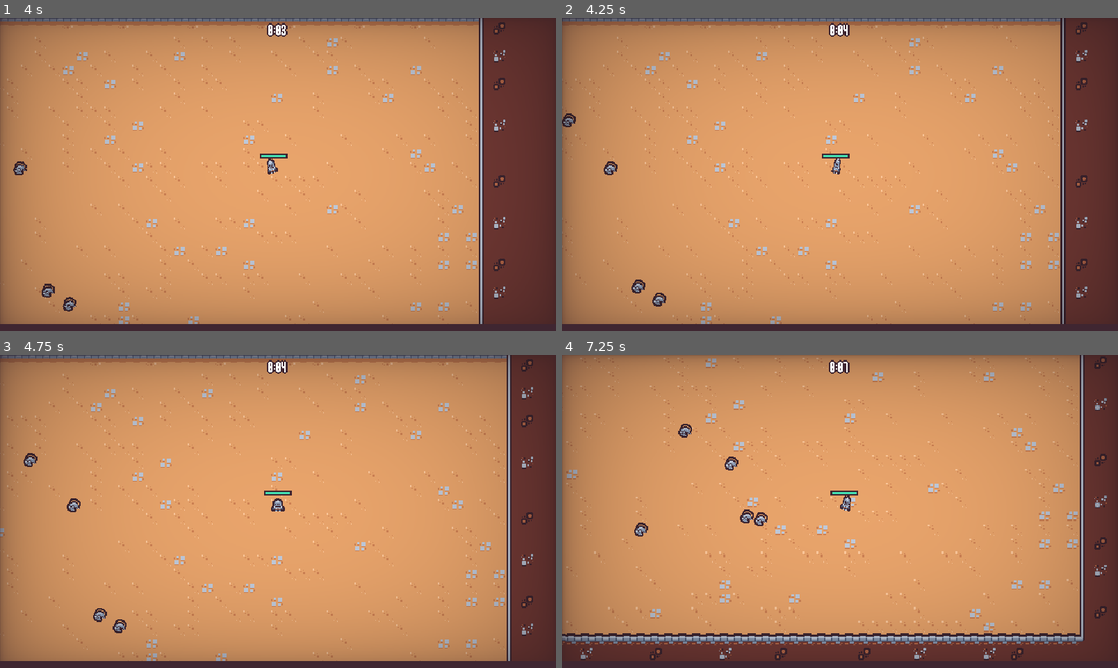
Above: before the commit, frames 1-4 (two rows, left to right).
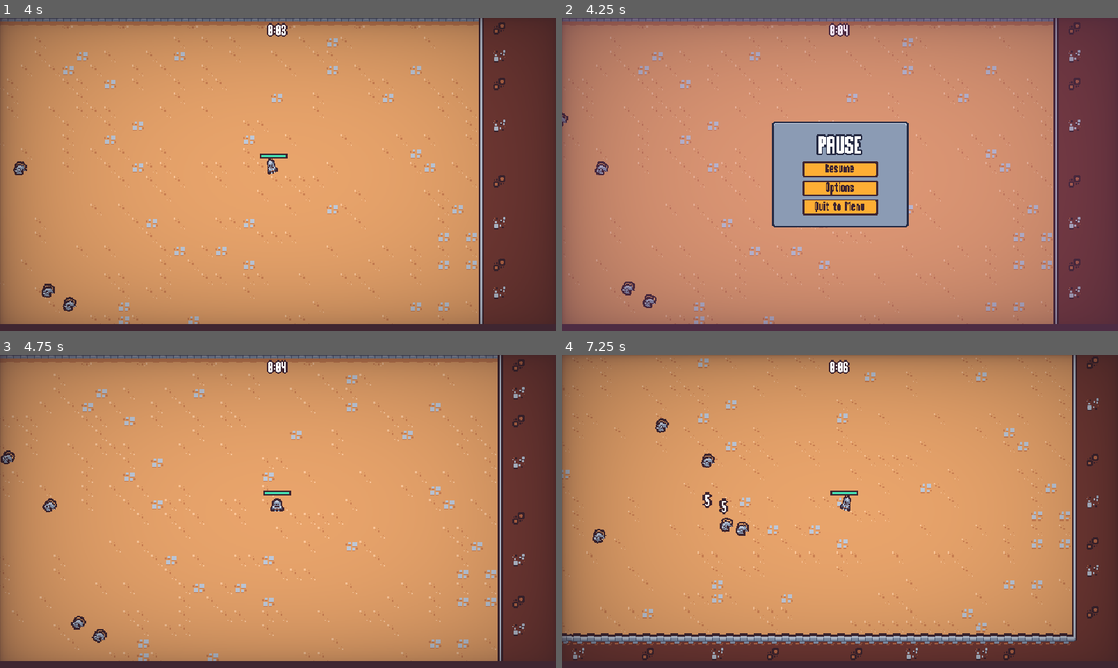
Above: after the commit, the same moments.

Repository: ToraSpaceLab/Survivors
Game: Godot game, scene res://scenes/main/main.tscn
The game is run twice, just before and just after one commit, with the same random seed, the same clock (stepped at 60 frames per second) and the same inputs. This scene is started directly instead of the project's main scene.
Inputs (mouse positions are in pixels of both pictures, inside the frame that each line leads up to):
- Up to frame 1 (4 s): move the mouse to (400, 158) at 0.52 s; press the mouse at (400, 158) at 0.53 s; hold D (move_right) 0.53-1.28 s; move the mouse to (166, 190) at 1.27 s; release the mouse at (166, 190) at 1.28 s; hold S (move_down) 1.28-2.03 s; click (166, 190) at 1.35 s; move the mouse to (333, 105) at 2.02 s; press the mouse at (333, 105) at 2.03 s; hold D (move_right) 2.03-2.78 s; move the mouse to (250, 237) at 2.77 s; release the mouse at (250, 237) at 2.78 s; hold W (move_up) 2.78-3.53 s; click (250, 237) at 2.85 s; move the mouse to (444, 221) at 3.52 s; press the mouse at (444, 221) at 3.53 s; hold A (move_left) from 3.53 s (still down)
- Up to frame 2 (4.25 s): keep holding A (move_left); tap Escape (pause, bound only after the commit) at 4.15 s
- Up to frame 3 (4.75 s): release A (move_left) at 4.25 s; release the mouse at (444, 558) at 4.25 s; click (278, 505) at 4.25 s, where only the run after the commit has a clickable "Resume"
- Up to frame 4 (7.25 s): move the mouse to (673, 464) at 5.02 s; hold A (move_left) 5.03-5.78 s; click (673, 464) at 5.1 s; move the mouse to (867, 511) at 5.77 s; press the mouse at (867, 511) at 5.78 s; hold S (move_down) 5.78-6.53 s; move the mouse to (756, 433) at 6.52 s; release the mouse at (756, 433) at 6.53 s; hold D (move_right) from 6.53 s (still down); click (756, 433) at 6.6 s

Frame 1 is identical in both runs. In frame 2, 15% of the frame differs, in the area x 0-95%, y 0-98%; in frame 3, 8.3%; in frame 4, 9.5%.

Commit message:
Creating a pause menu

Diff:
--- a/project.godot
+++ b/project.godot
@@ -72,6 +72,12 @@
 "events": [Object(InputEventMouseButton,"resource_local_to_scene":false,"resource_name":"","device":-1,"window_id":0,"a …(258 unchanged characters)…
 ]
 }
+pause={
+"deadzone": 0.2,
+"events": [Object(InputEventKey,"resource_local_to_scene":false,"resource_name":"","device":-1,"window_id":0,"alt_pressed":false,"shift_pressed":false,"ctrl_pressed":false,"meta_pressed":false,"pressed":false,"keycode":0,"physical_keycode":4194305,"key_label":0,"unicode":0,"location":0,"echo":false,"script":null)
+, Object(InputEventKey,"resource_local_to_scene":false,"resource_name":"","device":-1,"window_id":0,"alt_pressed":false,"shift_pressed":false,"ctrl_pressed":false,"meta_pressed":false,"pressed":false,"keycode":0,"physical_keycode":80,"key_label":0,"unicode":112,"location":0,"echo":false,"script":null)
+]
+}
 
 [layer_names]
 
--- a/scenes/UI/options_menu.tscn
+++ b/scenes/UI/options_menu.tscn
@@ -6,6 +6,7 @@
 [ext_resource type="PackedScene" uid="uid://cr02n8weqt34y" path="res://scenes/sound_button.tscn" id="3_0ejsc"]
 
 [node name="OptionsMenu" type="CanvasLayer"]
+layer = 2
 script = ExtResource("1_imaij")
 
 [node name="TileMap" type="TileMapLayer" parent="."]
@@ -101,4 +102,4 @@
 text = "Back"
 
 [node name="Vignette" parent="." instance=ExtResource("2_0ejsc")]
-layer = 2
+layer = 3
--- /dev/null
+++ b/scenes/UI/pause_menu.gd
@@ -0,0 +1,64 @@
+extends CanvasLayer
+
+@onready var panel_container: PanelContainer = %PanelContainer
+
+var options_menu_scene = preload("res://scenes/ui/options_menu.tscn")
+var is_closing: bool
+
+
+func _ready() -> void:
+	get_tree().paused = true
+	panel_container.pivot_offset = panel_container.size / 2
+
+	%ResumeButton.pressed.connect(on_resume_pressed)
+	%OptionsButton.pressed.connect(on_options_pressed)
+	%QuitButton.pressed.connect(on_quit_pressed)
+	$AnimationPlayer.play("default")
+
+	var tween = create_tween()
+	tween.tween_property(panel_container, "scale", Vector2.ZERO, 0)
+	tween.tween_property(panel_container, "scale", Vector2.ONE, .3)\
+	.set_ease(Tween.EASE_OUT).set_trans(Tween.TRANS_BACK)
+
+
+func _unhandled_input(event: InputEvent) -> void:
+	if event.is_action_pressed("pause"):
+		close()
+		get_tree().root.set_input_as_handled()
+
+
+func close():
+	if is_closing:
+		return
+
+	is_closing = true
+	$AnimationPlayer.play_backwards("default")
+
+	var tween = create_tween()
+	tween.tween_property(panel_container, "scale", Vector2.ONE, 0)
+	tween.tween_property(panel_container, "scale", Vector2.ZERO, .3)\
+	.set_ease(Tween.EASE_IN).set_trans(Tween.TRANS_BACK)
+
+	await tween.finished
+
+	get_tree().paused = false
+	queue_free()
+
+
+func on_resume_pressed():
+	close()
+
+
+func on_options_pressed():
+	var options_menu_instance: OptionsMenu = options_menu_scene.instantiate()
+	add_child(options_menu_instance)
+	options_menu_instance.back_pressed.connect(on_options_back_pressed.bind(options_menu_instance))
+
+
+func on_quit_pressed():
+	get_tree().paused = false
+	get_tree().change_scene_to_file("res://scenes/ui/main_menu.tscn")
+
+
+func on_options_back_pressed(options_menu: Node):
+	options_menu.queue_free()
--- /dev/null
+++ b/scenes/UI/pause_menu.tscn
@@ -0,0 +1,113 @@
+[gd_scene load_steps=6 format=3 uid="uid://b6k3juikr58yn"]
+
+[ext_resource type="Script" uid="uid://kgtycdjl3kaf" path="res://scenes/ui/pause_menu.gd" id="1_0lmf7"]
+[ext_resource type="PackedScene" uid="uid://cr02n8weqt34y" path="res://scenes/sound_button.tscn" id="3_4inpj"]
+
+[sub_resource type="Animation" id="Animation_0lmf7"]
+length = 0.001
+tracks/0/type = "value"
+tracks/0/imported = false
+tracks/0/enabled = true
+tracks/0/path = NodePath("ColorRect:modulate")
+tracks/0/interp = 1
+tracks/0/loop_wrap = true
+tracks/0/keys = {
+"times": PackedFloat32Array(0),
+"transitions": PackedFloat32Array(1),
+"update": 0,
+"values": [Color(1, 1, 1, 1)]
+}
+
+[sub_resource type="Animation" id="Animation_6tw0m"]
+resource_name = "default"
+length = 0.15
+step = 0.05
+tracks/0/type = "value"
+tracks/0/imported = false
+tracks/0/enabled = true
+tracks/0/path = NodePath("ColorRect:modulate")
+tracks/0/interp = 1
+tracks/0/loop_wrap = true
+tracks/0/keys = {
+"times": PackedFloat32Array(0, 0.15),
+"transitions": PackedFloat32Array(1, 1),
+"update": 0,
+"values": [Color(1, 1, 1, 0), Color(1, 1, 1, 1)]
+}
+
+[sub_resource type="AnimationLibrary" id="AnimationLibrary_f6eus"]
+_data = {
+&"RESET": SubResource("Animation_0lmf7"),
+&"default": SubResource("Animation_6tw0m")
+}
+
+[node name="PauseMenu" type="CanvasLayer"]
+process_mode = 3
+script = ExtResource("1_0lmf7")
+
+[node name="AnimationPlayer" type="AnimationPlayer" parent="."]
+libraries = {
+&"": SubResource("AnimationLibrary_f6eus")
+}
+
+[node name="ColorRect" type="ColorRect" parent="."]
+anchors_preset = 15
+anchor_right = 1.0
+anchor_bottom = 1.0
+grow_horizontal = 2
+grow_vertical = 2
+color = Color(0.607843, 0.298039, 0.639216, 0.352941)
+
+[node name="MarginContainer" type="MarginContainer" parent="."]
+anchors_preset = 15
+anchor_right = 1.0
+anchor_bottom = 1.0
+grow_horizontal = 2
+grow_vertical = 2
+
+[node name="PanelContainer" type="PanelContainer" parent="MarginContainer"]
+unique_name_in_owner = true
+custom_minimum_size = Vector2(180, 140)
+layout_mode = 2
+size_flags_horizontal = 4
+size_flags_vertical = 4
+
+[node name="MarginContainer" type="MarginContainer" parent="MarginContainer/PanelContainer"]
+layout_mode = 2
+theme_override_constants/margin_left = 8
+theme_override_constants/margin_top = 8
+theme_override_constants/margin_right = 8
+theme_override_constants/margin_bottom = 8
+
+[node name="VBoxContainer" type="VBoxContainer" parent="MarginContainer/PanelContainer/MarginContainer"]
+custom_minimum_size = Vector2(150, 0)
+layout_mode = 2
+size_flags_horizontal = 4
+size_flags_vertical = 4
+
+[node name="Label" type="Label" parent="MarginContainer/PanelContainer/MarginContainer/VBoxContainer"]
+layout_mode = 2
+theme_type_variation = &"BlueOutlineLabel"
+theme_override_font_sizes/font_size = 32
+text = "PAUSE"
+horizontal_alignment = 1
+
+[node name="VBoxContainer" type="VBoxContainer" parent="MarginContainer/PanelContainer/MarginContainer/VBoxContainer"]
+custom_minimum_size = Vector2(100, 0)
+layout_mode = 2
+size_flags_horizontal = 4
+
+[node name="ResumeButton" parent="MarginContainer/PanelContainer/MarginContainer/VBoxContainer/VBoxContainer" instance=ExtResource("3_4inpj")]
+unique_name_in_owner = true
+layout_mode = 2
+text = "Resume"
+
+[node name="OptionsButton" parent="MarginContainer/PanelContainer/MarginContainer/VBoxContainer/VBoxContainer" instance=ExtResource("3_4inpj")]
+unique_name_in_owner = true
+layout_mode = 2
+text = "Options"
+
+[node name="QuitButton" parent="MarginContainer/PanelContainer/MarginContainer/VBoxContainer/VBoxContainer" instance=ExtResource("3_4inpj")]
+unique_name_in_owner = true
+layout_mode = 2
+text = "Quit to Menu"
--- a/scenes/UI/upgrade_screen.tscn
+++ b/scenes/UI/upgrade_screen.tscn
@@ -2,6 +2,21 @@
 
 [ext_resource type="Script" uid="uid://rsuhg6pfij7y" path="res://scenes/ui/upgrade_screen.gd" id="1_l7jcg"]
 [ext_resource type="PackedScene" uid="uid://f1qtyquxrgqt" path="res://scenes/ui/ability_upgrade_card.tscn" id="1_sftk6"]
+
+[sub_resource type="Animation" id="Animation_bd1lb"]
+length = 0.001
+tracks/0/type = "value"
+tracks/0/imported = false
+tracks/0/enabled = true
+tracks/0/path = NodePath(".:modulate")
+tracks/0/interp = 1
+tracks/0/loop_wrap = true
+tracks/0/keys = {
+"times": PackedFloat32Array(0),
+"transitions": PackedFloat32Array(1),
+"update": 0,
+"values": [Color(1, 1, 1, 1)]
+}
 
 [sub_resource type="Animation" id="Animation_eg2gl"]
 resource_name = "in"
@@ -18,21 +33,6 @@
 "transitions": PackedFloat32Array(1, 1),
 "update": 0,
 "values": [Color(1, 1, 1, 0), Color(1, 1, 1, 1)]
-}
-
-[sub_resource type="Animation" id="Animation_bd1lb"]
-length = 0.001
-tracks/0/type = "value"
-tracks/0/imported = false
-tracks/0/enabled = true
-tracks/0/path = NodePath(".:modulate")
-tracks/0/interp = 1
-tracks/0/loop_wrap = true
-tracks/0/keys = {
-"times": PackedFloat32Array(0),
-"transitions": PackedFloat32Array(1),
-"update": 0,
-"values": [Color(1, 1, 1, 1)]
 }
 
 [sub_resource type="Animation" id="Animation_xpnye"]
--- a/scenes/main/main.gd
+++ b/scenes/main/main.gd
@@ -1,12 +1,20 @@
 extends Node
 
 @export var end_screen_scene: PackedScene
+
+var pause_menu_scene = preload("res://scenes/ui/pause_menu.tscn")
 
 
 func _ready() -> void:
 	%Player.health_component.died.connect(on_player_died)
 
 
+func _unhandled_input(event: InputEvent) -> void:
+	if event.is_action_pressed("pause"):
+		add_child(pause_menu_scene.instantiate())
+		get_tree().root.set_input_as_handled()
+
+
 func on_player_died():
 	var end_screen_instance: EndScreen = end_screen_scene.instantiate()
 	add_child(end_screen_instance)
Not shown, added: scenes/UI/pause_menu.gd.uid
